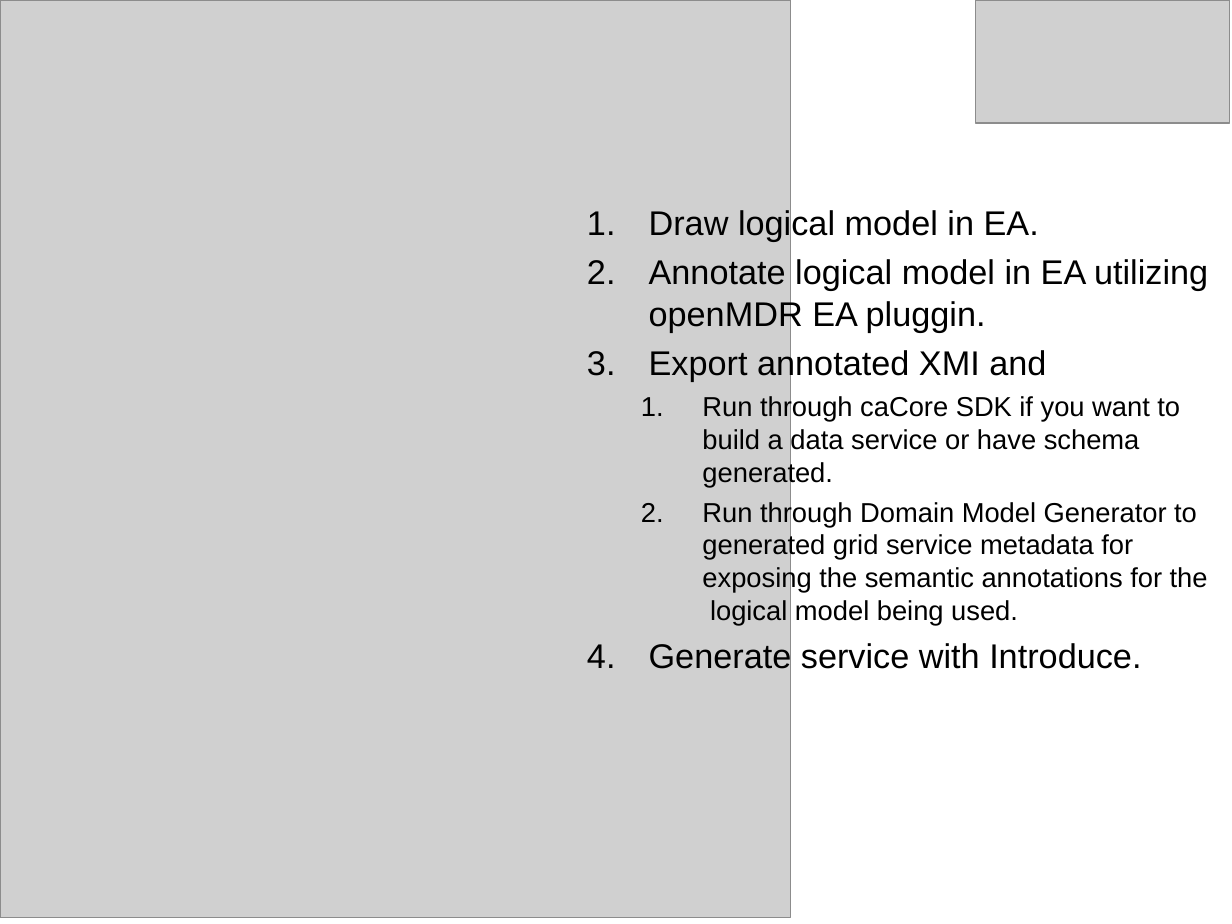
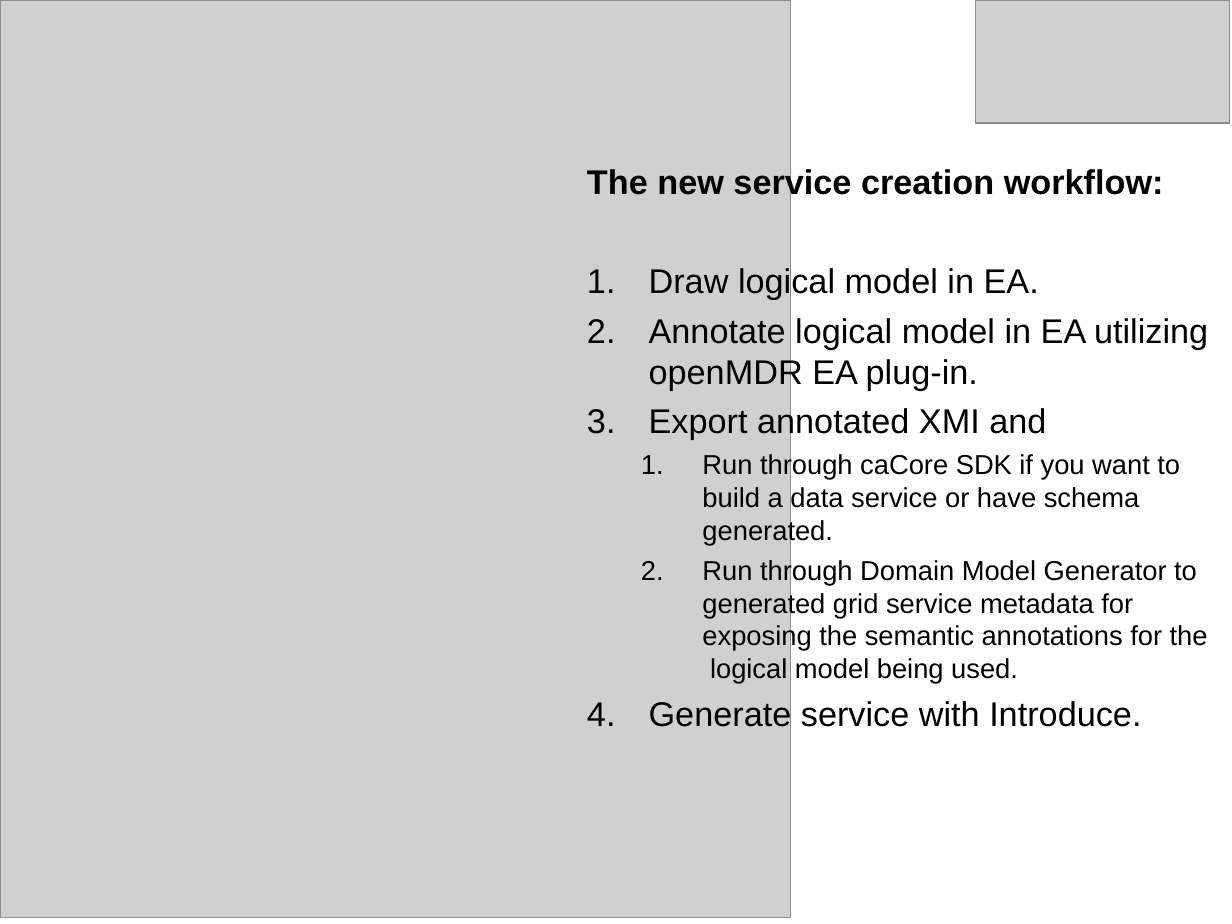
Before and after one commit to NCIP/cagrid-grid-incubation, a slide deck: slide 15 of grid-incubation/incubator/projects/mdr/docs/presentations/caGrid_Users_Group.ppt (slide 10 before the commit). Drawn at 1232x924 pixels with LibreOffice and Linux fonts; fonts in the diff are those of the drawing; grey boxes stand for pictures. Boxes give left, top, right and bottom in pixels: in the first picture for what was removed or moved away, otherwise in the second. Text is boxed around its words. In the diff, an @@ line names an element or a change of style, - is before the commit and + after.

```diff
--- a/grid-incubation/incubator/projects/mdr/docs/presentations/caGrid_Users_Group.ppt
+++ b/grid-incubation/incubator/projects/mdr/docs/presentations/caGrid_Users_Group.ppt
@@ text "The new service creation workflow:": place and size @@
-text "The new service creation workflow:" at (649,207,1208,675)
+text "The new service creation workflow:" at (587,166,1208,733)
@@ text at (587,166,1164,200): paragraph added @@
+The new service creation workflow:
@@ text at (649,318,1208,390): text changed @@
-2. Annotate logical model in EA utilizing openMDR EA pluggin.
+2. Annotate logical model in EA utilizing openMDR EA plug-in.
```
Also in this commit, not shown: 4 other slides changed, 6 slides added, 1 slide removed, 3 other files.
